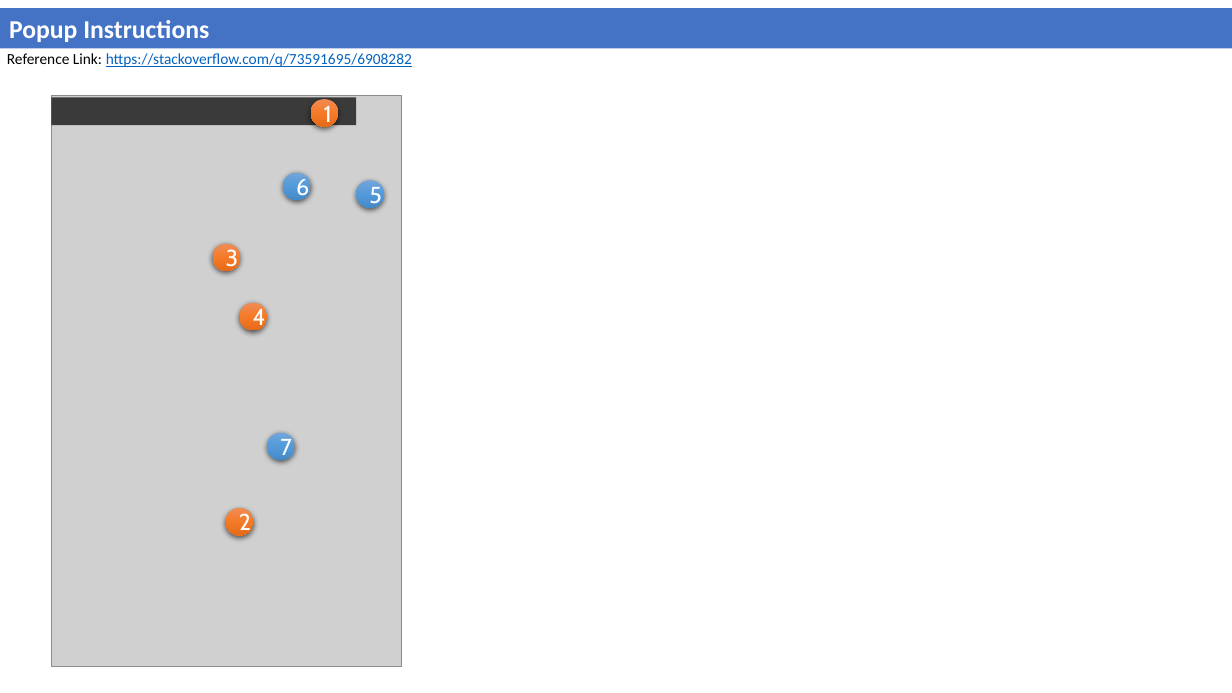
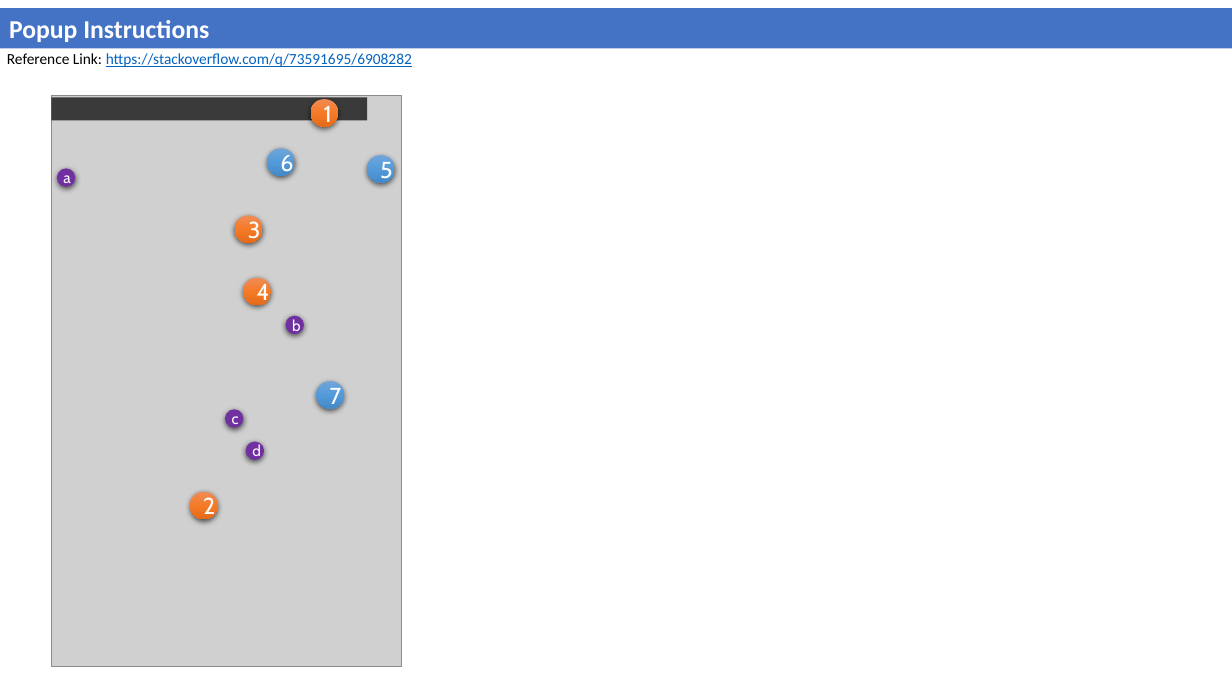
Before and after one commit to AnweshGangula/StackMeFirst, a slide deck: slide 1 of Assets/StackMeFirst Instructions.pptx. Drawn at 1232x693 pixels with LibreOffice and Linux fonts; fonts in the diff are those of the drawing; grey boxes stand for pictures. Boxes give left, top, right and bottom in pixels: in the first picture for what was removed or moved away, otherwise in the second. Text is boxed around its words. In the diff, an @@ line names an element or a change of style, - is before the commit and + after.

```diff
--- a/Assets/StackMeFirst Instructions.pptx
+++ b/Assets/StackMeFirst Instructions.pptx
@@ rectangle: place and size @@
-rectangle at [51, 97, 356, 125]
+rectangle at [51, 97, 367, 120]
@@ ellipse "6": place and size @@
-ellipse "6" at [283, 173, 311, 201]
+ellipse "6" at [267, 149, 295, 177]
@@ ellipse added at [57, 168, 76, 187], fill #7030A0, 12 pt, text #FFFFFF @@
+a
@@ ellipse "5": place and size @@
-ellipse "5" at [357, 180, 384, 208]
+ellipse "5" at [367, 155, 395, 183]
@@ ellipse "3": place and size @@
-ellipse "3" at [213, 244, 240, 272]
+ellipse "3" at [235, 215, 262, 243]
@@ ellipse "4": place and size @@
-ellipse "4" at [239, 303, 267, 331]
+ellipse "4" at [243, 278, 271, 306]
@@ ellipse added at [286, 316, 304, 335], fill #7030A0, 12 pt, text #FFFFFF @@
+b
@@ ellipse "7": place and size @@
-ellipse "7" at [267, 433, 295, 460]
+ellipse "7" at [316, 381, 344, 409]
@@ ellipse added at [225, 409, 243, 428], fill #7030A0, 12 pt, text #FFFFFF @@
+c
@@ ellipse added at [246, 442, 264, 460], fill #7030A0, 12 pt, text #FFFFFF @@
+d
@@ ellipse "2": place and size @@
-ellipse "2" at [226, 508, 253, 536]
+ellipse "2" at [190, 492, 218, 519]
```
Also in this commit, not shown: 4 other slides changed, 1 other file.
